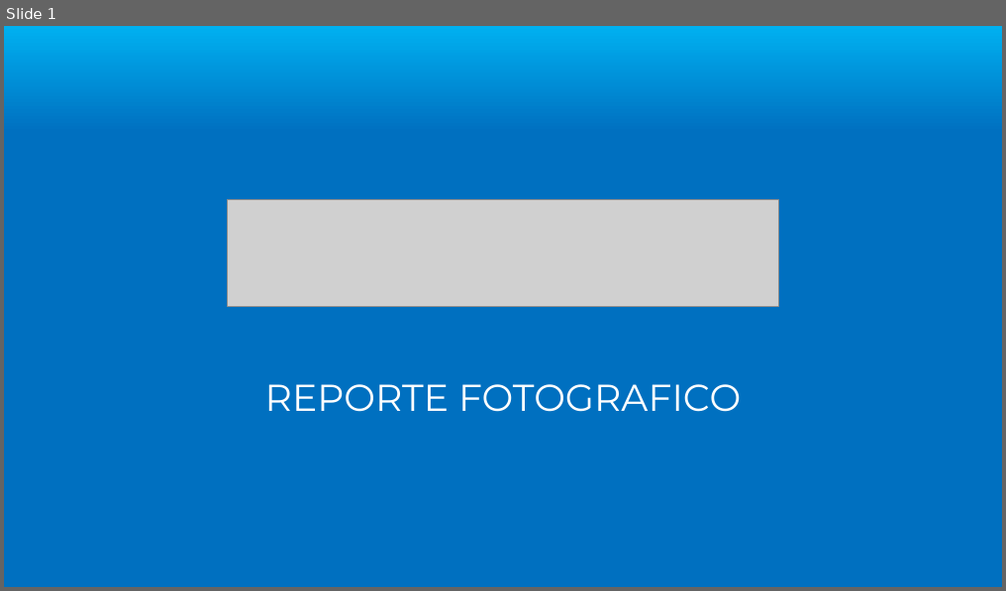
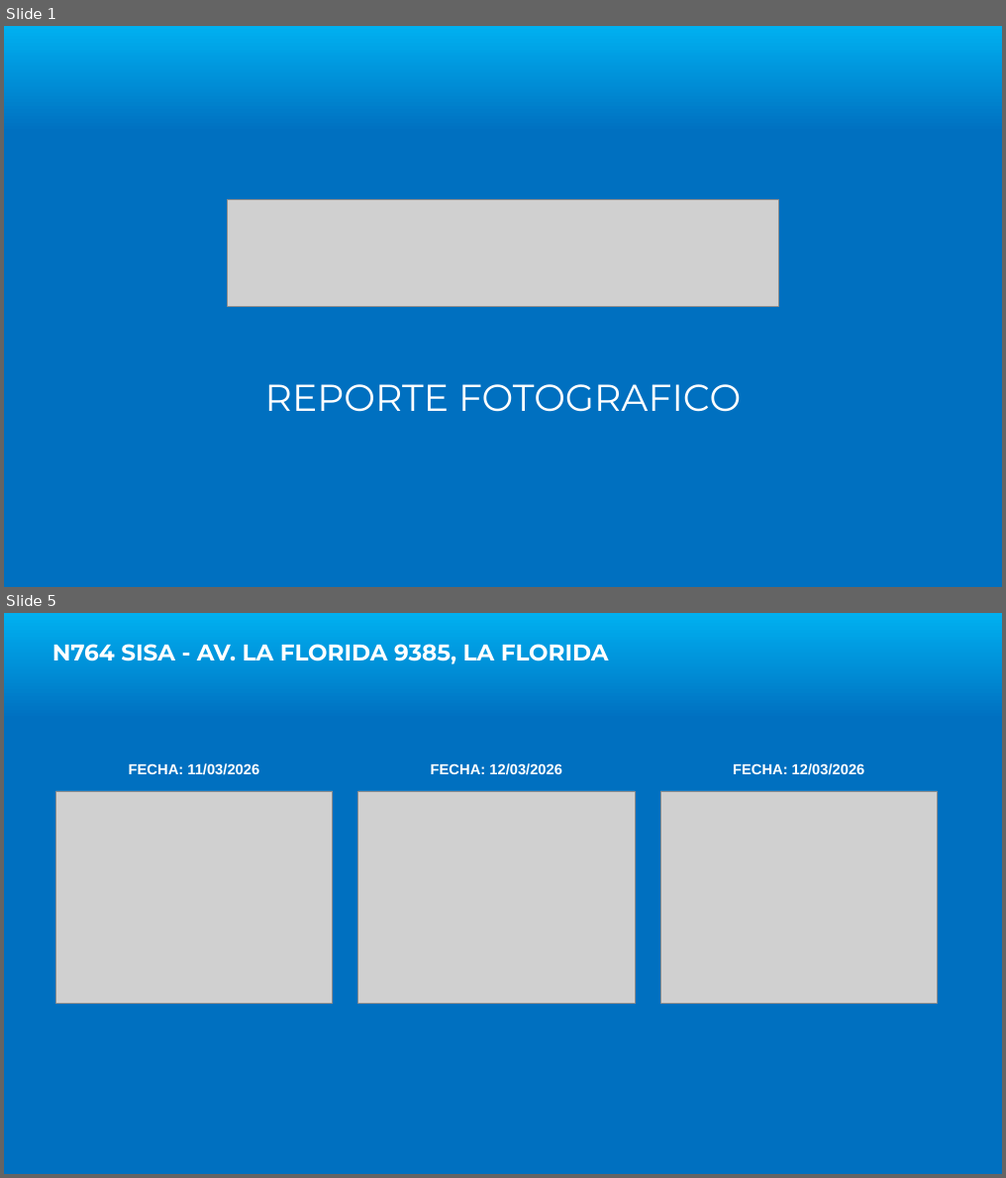
Before and after one commit to jrolivares/App-Imp, a slide deck: Termplate.pptx. Shown one above the other, each under a label of ours: slide 1 before the commit, slides 1 and 5 after it; the slides between them are not shown. The pictures are 1006x591 and 1006x1178 pixels, drawn with LibreOffice and Linux fonts; fonts in the diff are those of the drawing; grey boxes stand for pictures; background and template pictures are left out. Boxes give left, top, right and bottom in pixels: in the first picture for what was removed or moved away, otherwise in the second. Text is boxed around its words. In the diff, an @@ line names an element or a change of style, - is before the commit and + after.

```diff
--- a/Termplate.pptx
+++ b/Termplate.pptx
@@ slide 5 added at (4, 613, 1002, 1174), background gradient #00B0F0 to #0070C0 @@
@@ text added at (53, 644, 609, 664), 22 pt, text #FFFFFF, bold @@
+N764 SISA - AV. LA FLORIDA 9385, LA FLORIDA
@@ text added at (129, 763, 259, 775), 14 pt, text #FFFFFF, bold @@
+FECHA: 11/03/2026
@@ text added at (431, 763, 562, 775), 14 pt, text #FFFFFF, bold @@
+FECHA: 12/03/2026
@@ text added at (733, 763, 865, 775), 14 pt, text #FFFFFF, bold @@
+FECHA: 12/03/2026
@@ picture added at (55, 791, 333, 1003) @@
@@ picture added at (358, 791, 635, 1003) @@
@@ picture added at (660, 791, 938, 1003) @@
```
Also in this commit, not shown: 4 other slides added, 7 slides removed, 3 other files.
